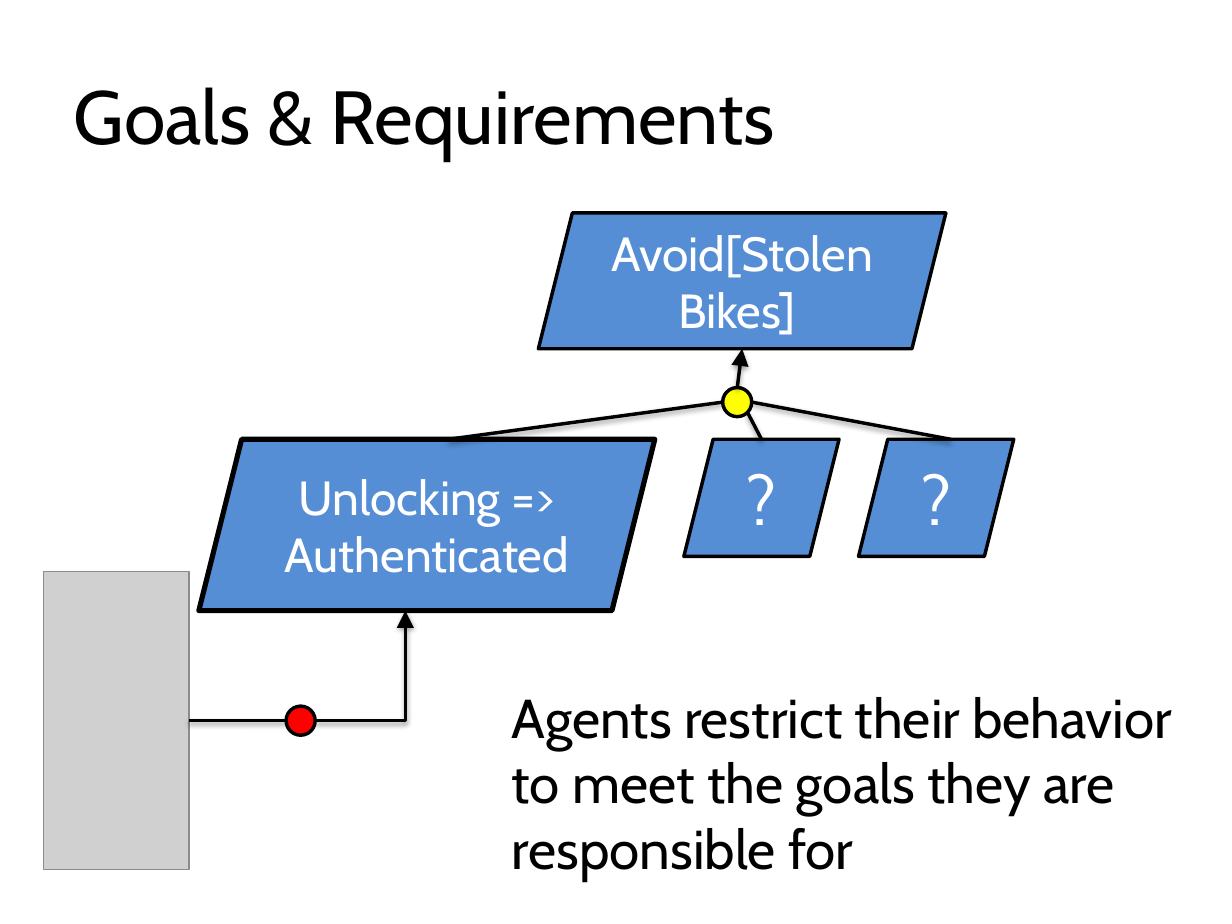
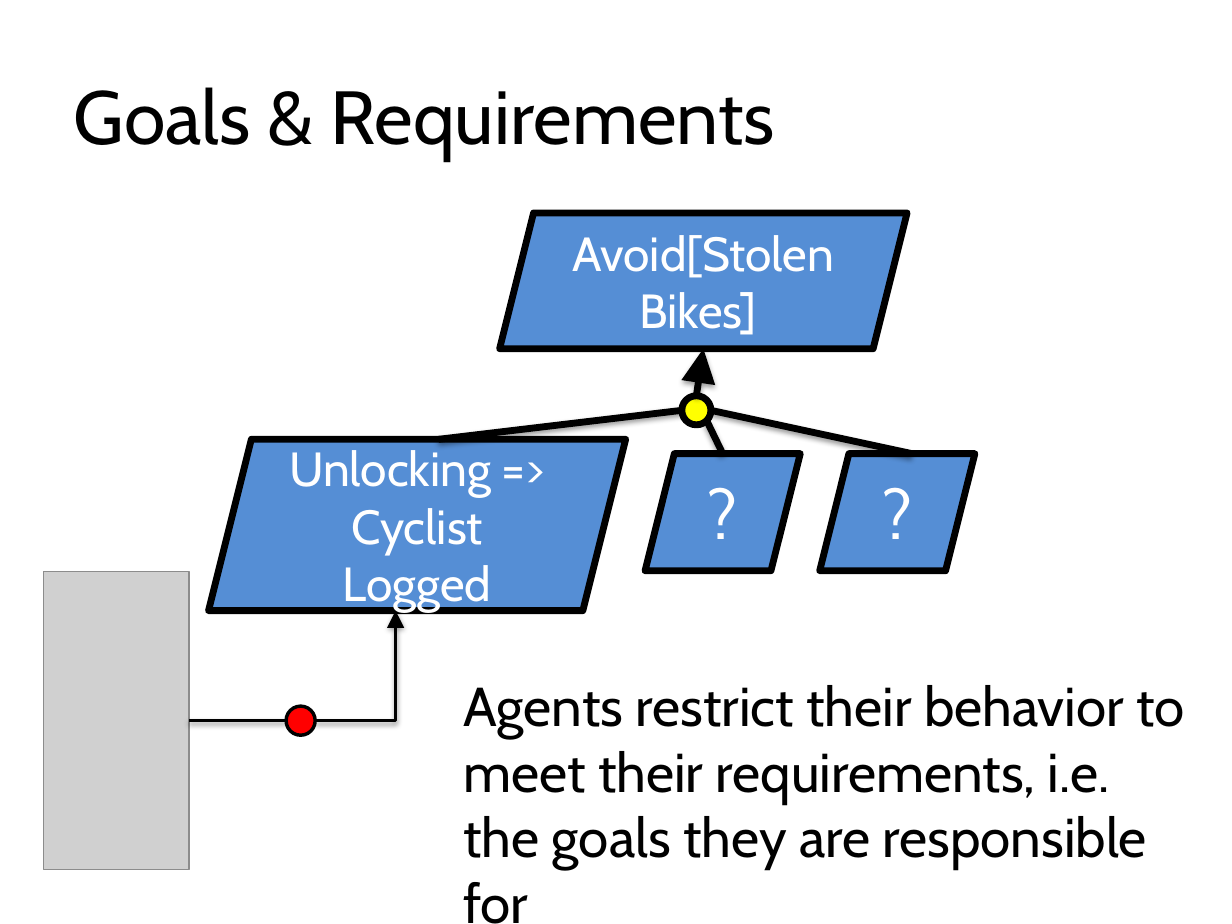
Before and after one commit to blambeau/phd, a slide deck: slide 24 of public-defense/slides.pptx (slide 19 before the commit). Drawn at 1232x924 pixels with LibreOffice and Linux fonts; fonts in the diff are those of the drawing; grey boxes stand for pictures. Boxes give left, top, right and bottom in pixels: in the first picture for what was removed or moved away, otherwise in the second. Text is boxed around its words. In the diff, an @@ line names an element or a change of style, - is before the commit and + after.

```diff
--- a/public-defense/slides.pptx
+++ b/public-defense/slides.pptx
@@ parallelogram "Avoid[Stolen Bikes]": place and size @@
-parallelogram "Avoid[Stolen Bikes]" at bbox=[538, 213, 946, 349]
+parallelogram "Avoid[Stolen Bikes]" at bbox=[500, 213, 908, 349]
@@ arrow moved from (737, 388) - (742, 349) to (696, 395) - (703, 349) @@
@@ arrow (696, 395) - (703, 349): stroke #000000 2 pt to #000000 4 pt @@
@@ line moved from (448, 440) - (723, 402) to (439, 440) - (681, 410) @@
@@ line (439, 440) - (681, 410): stroke #000000 2 pt to #000000 4 pt @@
@@ ellipse: place and size @@
-ellipse at bbox=[723, 388, 753, 418]
+ellipse at bbox=[681, 395, 711, 425]
@@ line moved from (951, 440) - (752, 402) to (912, 453) - (711, 410) @@
@@ line (912, 453) - (711, 410): stroke #000000 2 pt to #000000 4 pt @@
@@ parallelogram "Unlocking => Cyclist Logged": place and size @@
-parallelogram "Unlocking => Cyclist Logged" at bbox=[198, 440, 654, 611]
+parallelogram "Unlocking => Cyclist Logged" at bbox=[208, 440, 626, 611]
@@ parallelogram "Unlocking => Cyclist Logged" at bbox=[208, 440, 626, 611]: outline #000000 3 pt to #000000 4 pt @@
@@ line moved from (761, 440) - (748, 413) to (723, 453) - (707, 420) @@
@@ line (723, 453) - (707, 420): stroke #000000 2 pt to #000000 4 pt @@
@@ text in parallelogram at bbox=[289, 450, 492, 612]: text changed @@
-Unlocking => Authenticated
+Unlocking => Cyclist Logged
@@ parallelogram "?": place and size @@
-parallelogram "?" at bbox=[684, 440, 839, 557]
+parallelogram "?" at bbox=[646, 453, 801, 570]
@@ outline #000000 2 pt to #000000 4 pt in 4 elements at bbox=[500, 213, 908, 349], bbox=[681, 395, 711, 425], bbox=[646, 453, 801, 570], bbox=[819, 453, 975, 570] @@
@@ parallelogram "?": place and size @@
-parallelogram "?" at bbox=[859, 440, 1014, 557]
+parallelogram "?" at bbox=[819, 453, 975, 570]
@@ elbow arrow moved from (315, 721) - (405, 611) to (315, 721) - (395, 611) @@
@@ text at bbox=[463, 685, 1184, 870]: text changed @@
-Agents restrict their behavior to meet the goals they are responsible for
+Agents restrict their behavior to meet their requirements, i.e. the goals they are responsible for
```
Also in this commit, not shown: 24 other slides changed, 15 slides added, 17 other files.
